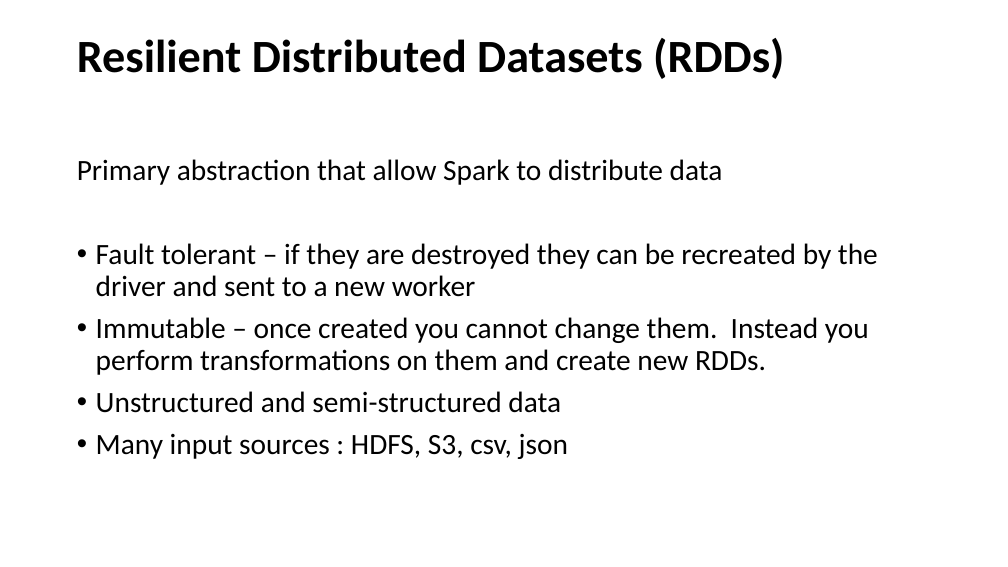
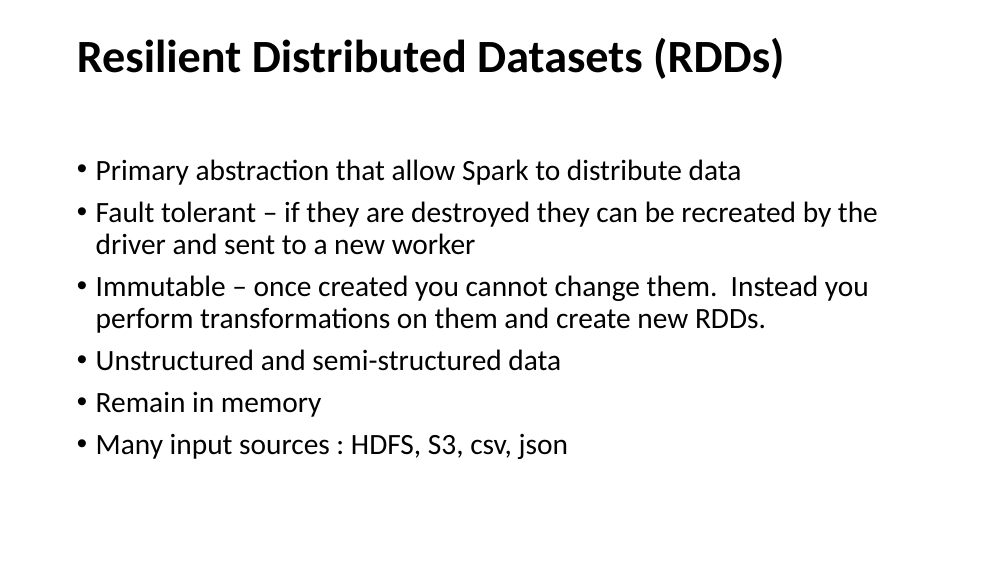
Before and after one commit to marilynwaldman/course, a slide deck: slide 2 of spark/03-RDDs/01-BasicRdds.pptx. Drawn at 1008x567 pixels with LibreOffice and Linux fonts; fonts in the diff are those of the drawing. Boxes give left, top, right and bottom in pixels: in the first picture for what was removed or moved away, otherwise in the second. Text is boxed around its words. In the diff, an @@ line names an element or a change of style, - is before the commit and + after.

Commit message:
updated paired rdds

```diff
--- a/spark/03-RDDs/01-BasicRdds.pptx
+++ b/spark/03-RDDs/01-BasicRdds.pptx
@@ text at [96, 159, 742, 185]: bullet none to • @@
@@ text at [96, 391, 322, 417]: paragraph added @@
+• Remain in memory
```
Also in this commit, not shown: 2 other slides changed, 4 slides added, 9 other files.
